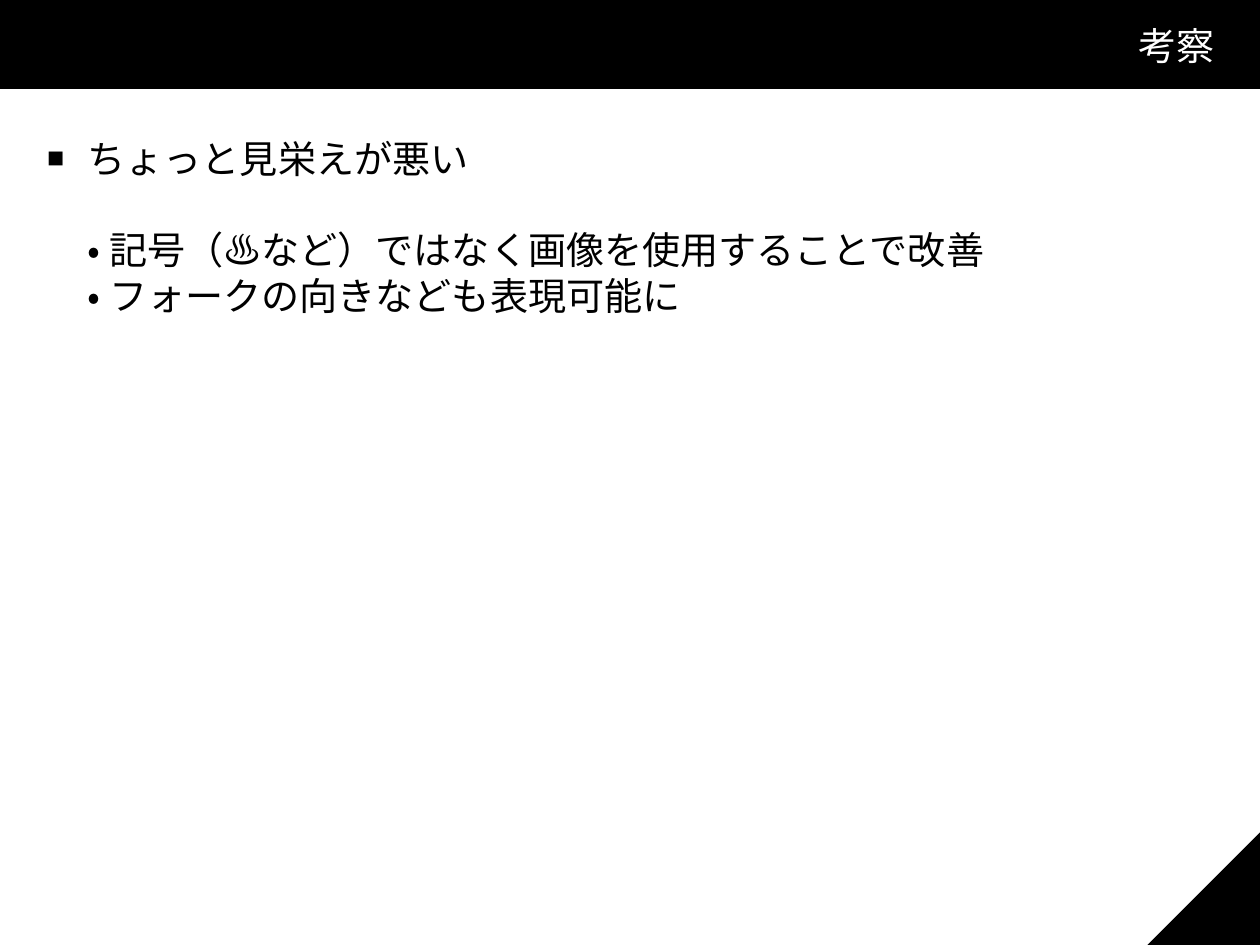
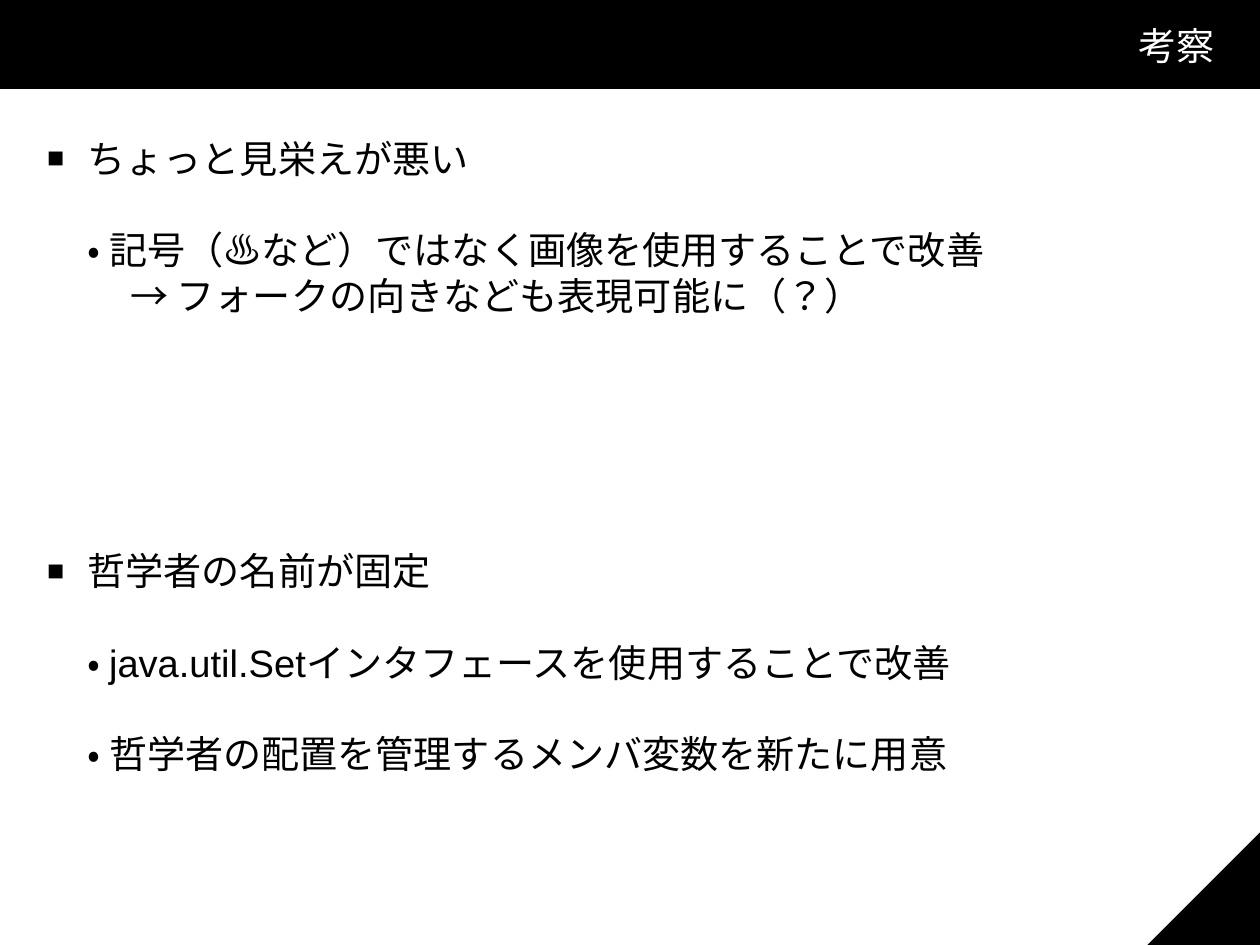
Before and after one commit to KP-3/Shota, a slide deck: slide 10 of スライド.odp. Drawn at 1260x945 pixels with LibreOffice and Linux fonts; fonts in the diff are those of the drawing; background and template pictures are left out. Boxes give left, top, right and bottom in pixels: in the first picture for what was removed or moved away, otherwise in the second. Text is boxed around its words. In the diff, an @@ line names an element or a change of style, - is before the commit and + after.

```diff
--- a/スライド.odp
+++ b/スライド.odp
@@ text at bbox=[177, 277, 863, 314]: text changed @@
-・ フォークの向きなども表現可能に
+→ フォークの向きなども表現可能に（？）
@@ text added at bbox=[88, 553, 951, 771], 24 pt, text #000000 @@
+■ 哲学者の名前が固定
+・ java.util.Setインタフェースを使用することで改善
+・ 哲学者の配置を管理するメンバ変数を新たに用意
```
Also in this commit, not shown: 1 other slide changed, 4 slides added, 3 slides removed.
